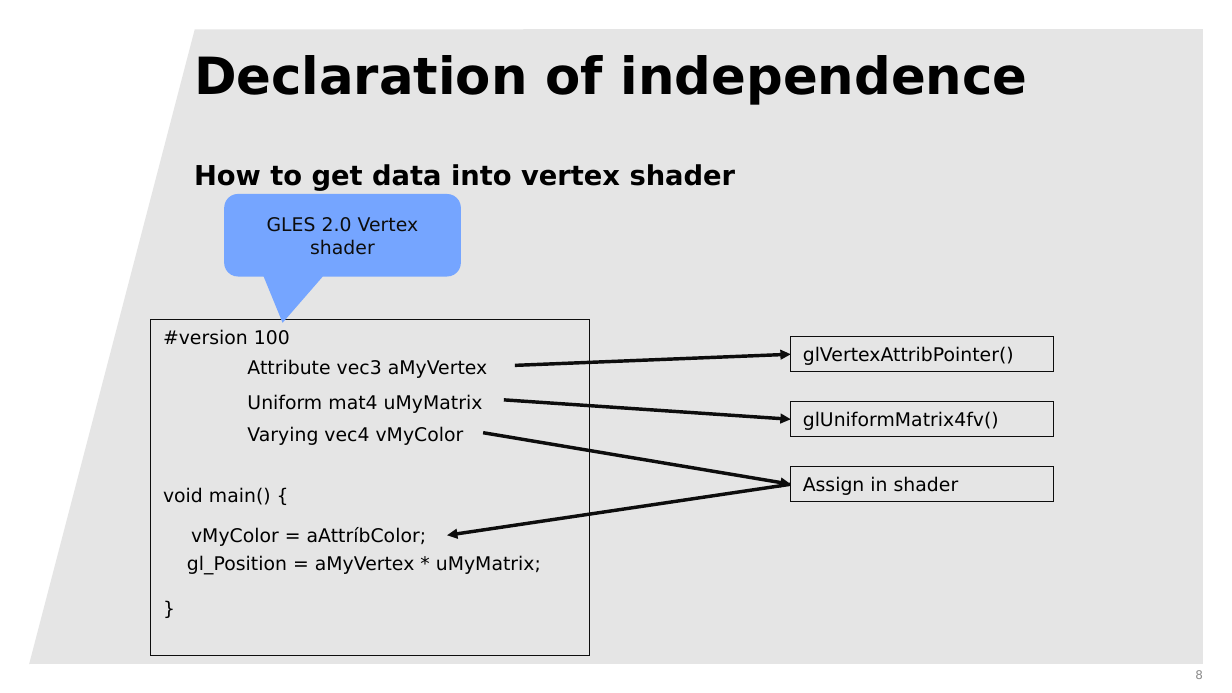
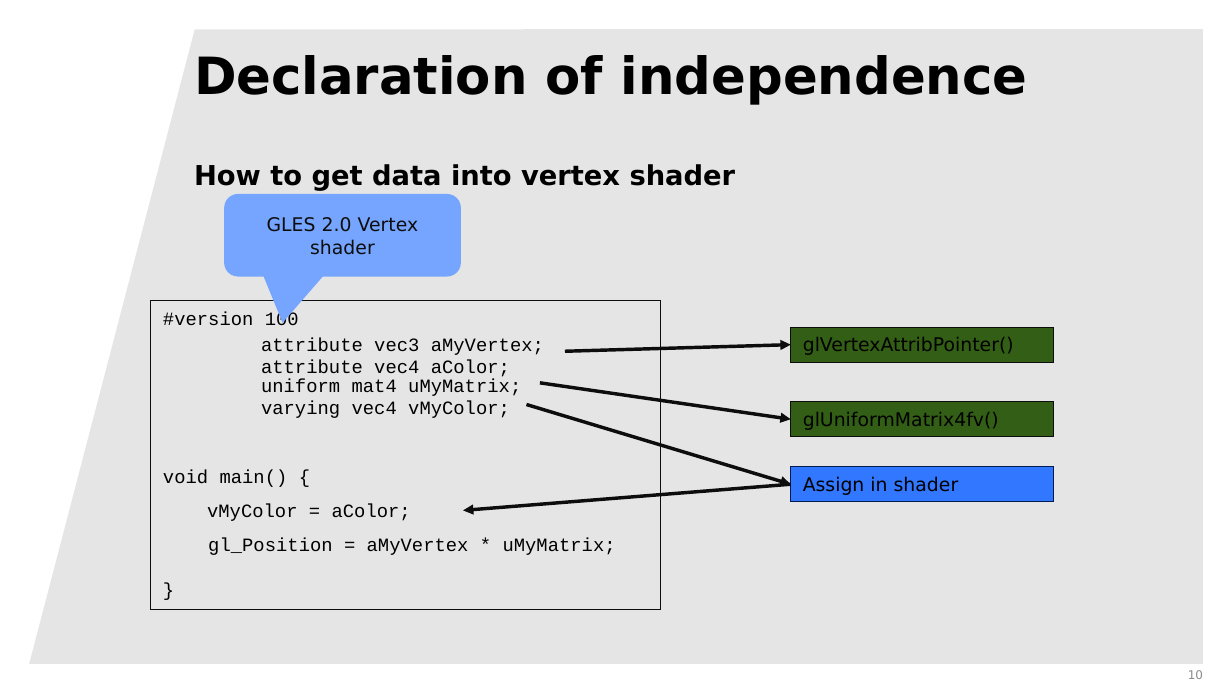
Before and after one commit to rsahlin/computer-graphics-presentations, a slide deck: slide 10 of deconstructingGLES.pptx (slide 8 before the commit). Drawn at 1232x693 pixels with LibreOffice and Linux fonts; fonts in the diff are those of the drawing; background and template pictures are left out. Boxes give left, top, right and bottom in pixels: in the first picture for what was removed or moved away, otherwise in the second. Text is boxed around its words. In the diff, an @@ line names an element or a change of style, - is before the commit and + after.

```diff
--- a/deconstructingGLES.pptx
+++ b/deconstructingGLES.pptx
@@ rectangle "#version 100": place and size @@
-rectangle "#version 100" at (150, 319, 589, 655)
+rectangle "#version 100" at (150, 301, 659, 610)
@@ rectangle "#version 100" at (150, 301, 659, 610): font DejaVu Sans to Courier New @@
@@ rectangle "glVertexAttribPointer()" at (791, 326, 1053, 362): fill none to #335E14 @@
@@ rectangle "glVertexAttribPointer()": place and size @@
-rectangle "glVertexAttribPointer()" at (791, 336, 1053, 372)
+rectangle "glVertexAttribPointer()" at (791, 326, 1053, 362)
@@ text at (261, 337, 544, 379): text changed; font DejaVu Sans to Courier New @@
-Attribute vec3 aMyVertex
+attribute vec3 aMyVertex;
+attribute vec4 aColor;
@@ arrow moved from (515, 366) - (791, 355) to (565, 351) - (791, 345) @@
@@ text at (261, 379, 521, 396): text changed; font DejaVu Sans to Courier New @@
-Uniform mat4 uMyMatrix
+uniform mat4 uMyMatrix;
@@ arrow moved from (504, 400) - (791, 419) to (540, 383) - (791, 419) @@
@@ text at (261, 401, 510, 418): text changed; font DejaVu Sans to Courier New @@
-Varying vec4 vMyColor
+varying vec4 vMyColor;
@@ arrow moved from (483, 432) - (791, 484) to (526, 404) - (791, 484) @@
@@ rectangle "glUniformMatrix4fv()" at (791, 402, 1053, 437): fill none to #335E14 @@
@@ rectangle "Assign in shader" at (791, 467, 1053, 503): fill none to #3177FF; outline #0D0D0D 0.75 pt to #001C53 0.75 pt @@
@@ text at (207, 504, 411, 521): text changed; font DejaVu Sans to Courier New @@
-vMyColor = aAttríbColor;
+vMyColor = aColor;
@@ arrow moved from (791, 484) - (447, 536) to (791, 484) - (463, 510) @@
@@ page number at (1188, 670, 1203, 679): text changed @@
-8
+10
```
Also in this commit, not shown: 6 other slides changed, 2 slides added.
